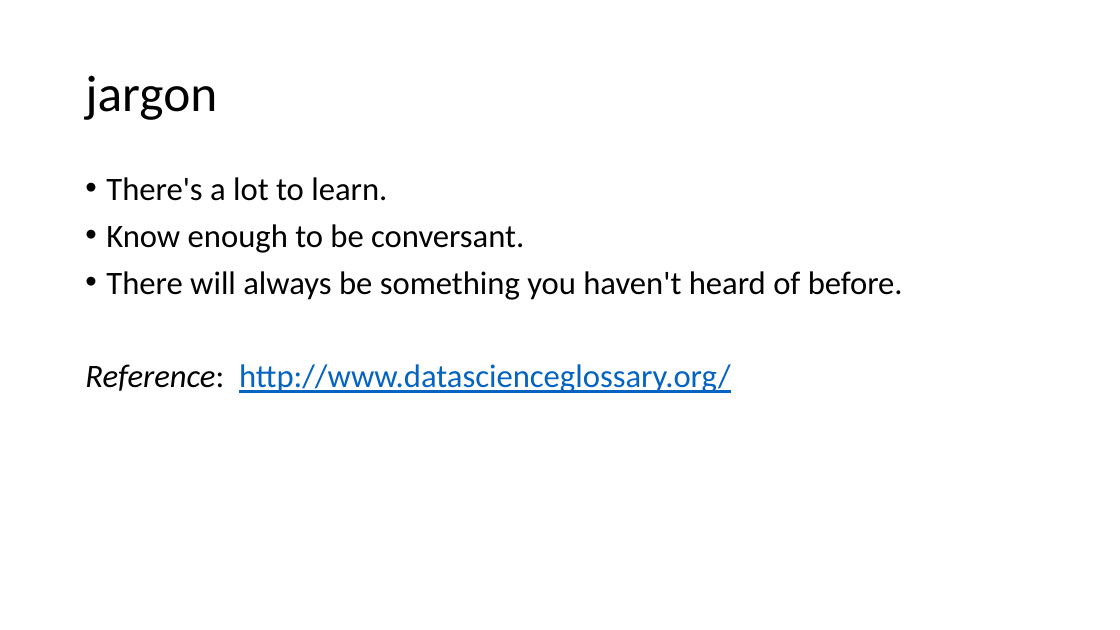
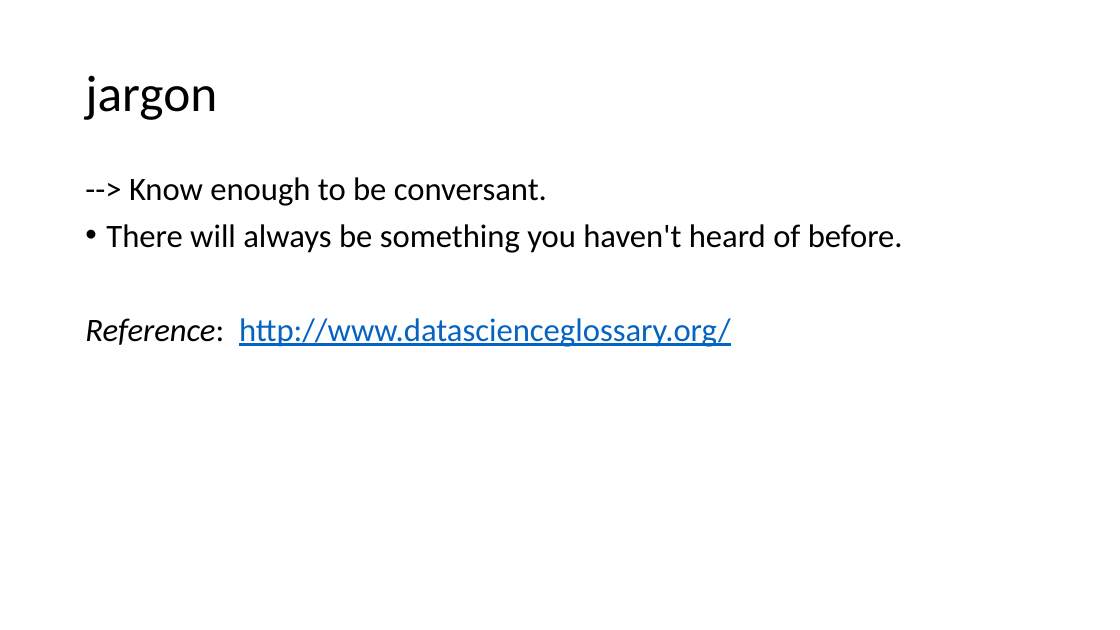
Before and after one commit to umbcdata601/fall2018, a slide deck: slide 9 of class_notes_1.pptx. Drawn at 1120x630 pixels with LibreOffice and Linux fonts; fonts in the diff are those of the drawing. Boxes give left, top, right and bottom in pixels: in the first picture for what was removed or moved away, otherwise in the second. Text is boxed around its words. In the diff, an @@ line names an element or a change of style, - is before the commit and + after.

```diff
--- a/class_notes_1.pptx
+++ b/class_notes_1.pptx
@@ text at [129, 177, 547, 206]: text changed @@
-• There's a lot to learn.
-• Know enough to be conversant.
+--> Know enough to be conversant.
```
Also in this commit, not shown: 5 other slides changed, 4 slides added, 1 other file.
